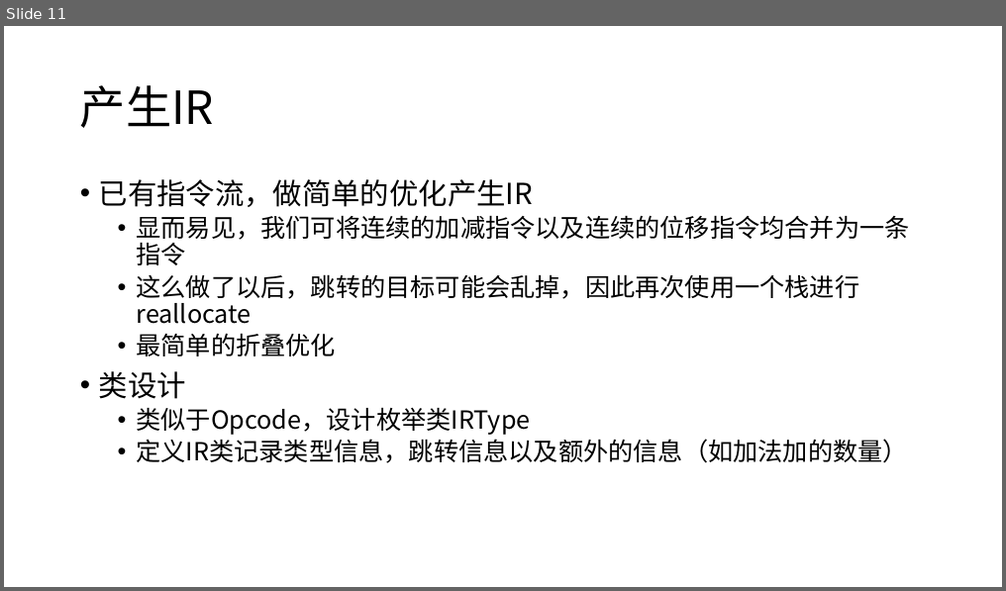
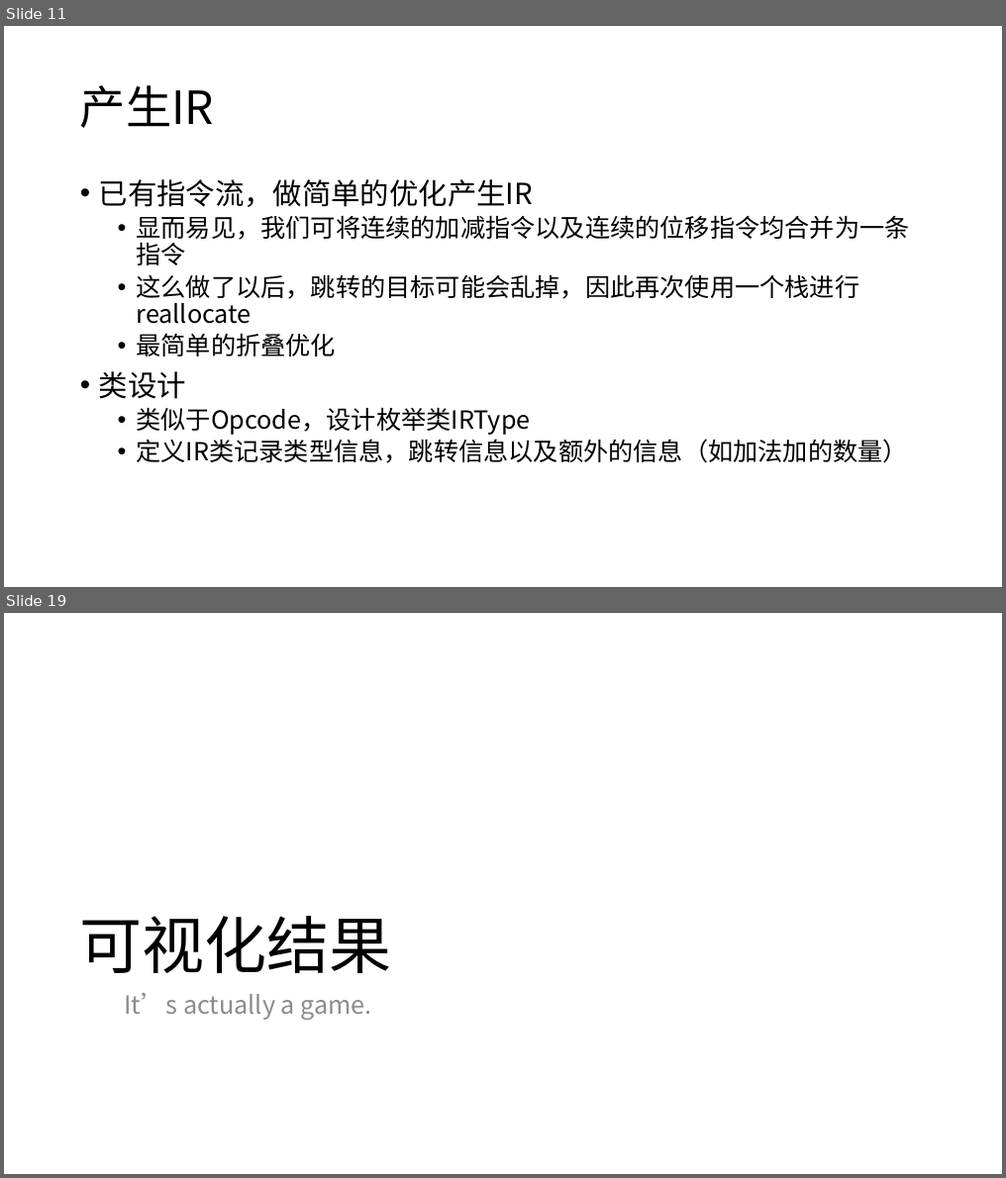
Before and after one commit to UshioA/bfpy, a slide deck: Python演示文稿.pptx. Shown one above the other, each under a label of ours: slide 11 before the commit, slides 11 and 19 after it; the slides between them are not shown. The pictures are 1006x591 and 1006x1178 pixels, drawn with LibreOffice and Linux fonts; fonts in the diff are those of the drawing. Boxes give left, top, right and bottom in pixels: in the first picture for what was removed or moved away, otherwise in the second. Text is boxed around its words. In the diff, an @@ line names an element or a change of style, - is before the commit and + after.

```diff
--- a/Python演示文稿.pptx
+++ b/Python演示文稿.pptx
@@ slide 19 added at bbox=[4, 613, 1002, 1174], background #FFFFFF @@
@@ title added at bbox=[79, 916, 391, 973], 60 pt, text #000000 @@
+可视化结果
@@ text added at bbox=[124, 993, 372, 1020], 24 pt, text #8C8C8C @@
+It’s actually a game.
```
Also in this commit, not shown: 2 slides changed, 10 other slides added, 1 slide removed.
